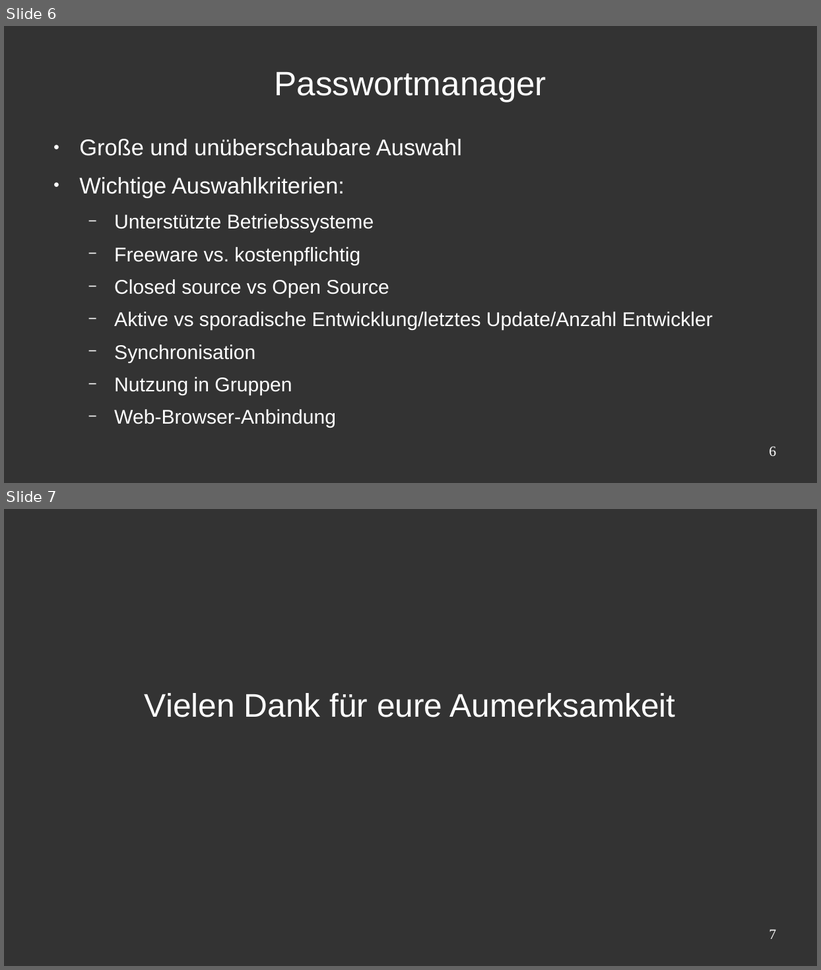
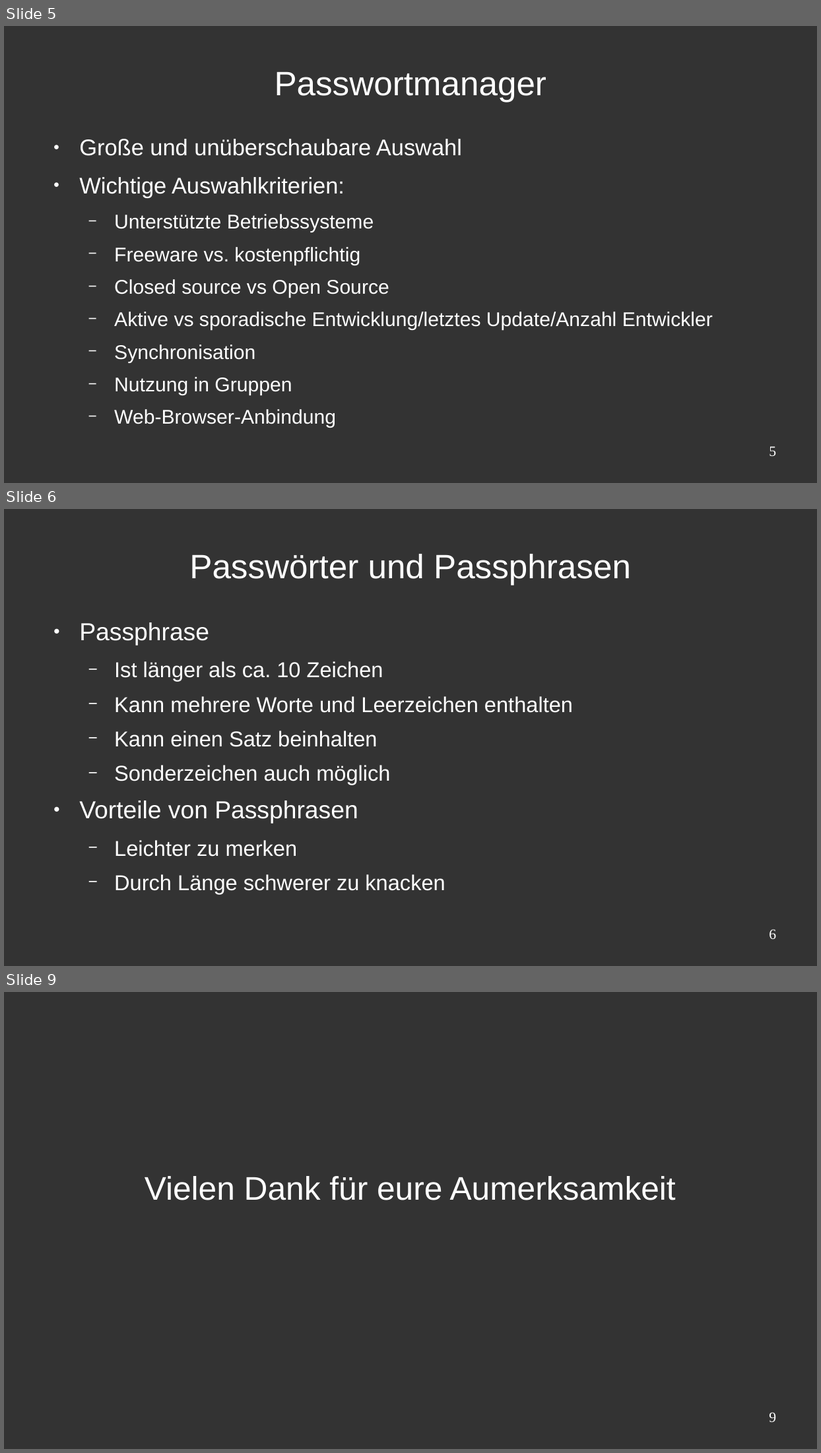
Before and after one commit to CTreffOS/Vortraege, a slide deck: Netsurvival - Ein moderner Ueberlebensguide/vortrag_teil_pvoigt.odp. Shown one above the other, each under a label of ours: slides 6 and 7 before the commit, slides 5, 6 and 9 after it; the slides between them are not shown. The pictures are 821x970 and 821x1453 pixels, drawn with LibreOffice and Linux fonts; fonts in the diff are those of the drawing; background and template pictures are left out. Boxes give left, top, right and bottom in pixels: in the first picture for what was removed or moved away, otherwise in the second. Text is boxed around its words. In the diff, an @@ line names an element or a change of style, - is before the commit and + after.

Commit message:
Added 2FA and passphrases slides.

```diff
--- a/Netsurvival - Ein moderner Ueberlebensguide/vortrag_teil_pvoigt.odp
+++ b/Netsurvival - Ein moderner Ueberlebensguide/vortrag_teil_pvoigt.odp
@@ slide 6 added at (4,509,817,966), background #333333 @@
@@ title added at (189,554,631,586), 33 pt, text #FFFFFF @@
+Passwörter und Passphrasen
@@ text added at (79,623,573,894), 21 pt, text #FFFFFF @@
+● Passphrase
+  − Ist länger als ca. 10 Zeichen
+  − Kann mehrere Worte und Leerzeichen enthalten
+  − Kann einen Satz beinhalten
+  − Sonderzeichen auch möglich
+● Vorteile von Passphrasen
+  − Leichter zu merken
+  − Durch Länge schwerer zu knacken
@@ page number added at (769,929,776,939), 14 pt, text #FFFFFF @@
+6
@@ what was slide 6 is now slide 5 @@
@@ page number at (769,446,776,456): text changed @@
-6
+5
@@ what was slide 7 is now slide 9 @@
@@ page number at (769,1412,776,1422): text changed @@
-7
+9
```
Also in this commit, not shown: 3 slides changed, 2 other slides added, 1 slide removed, 1 other file.
